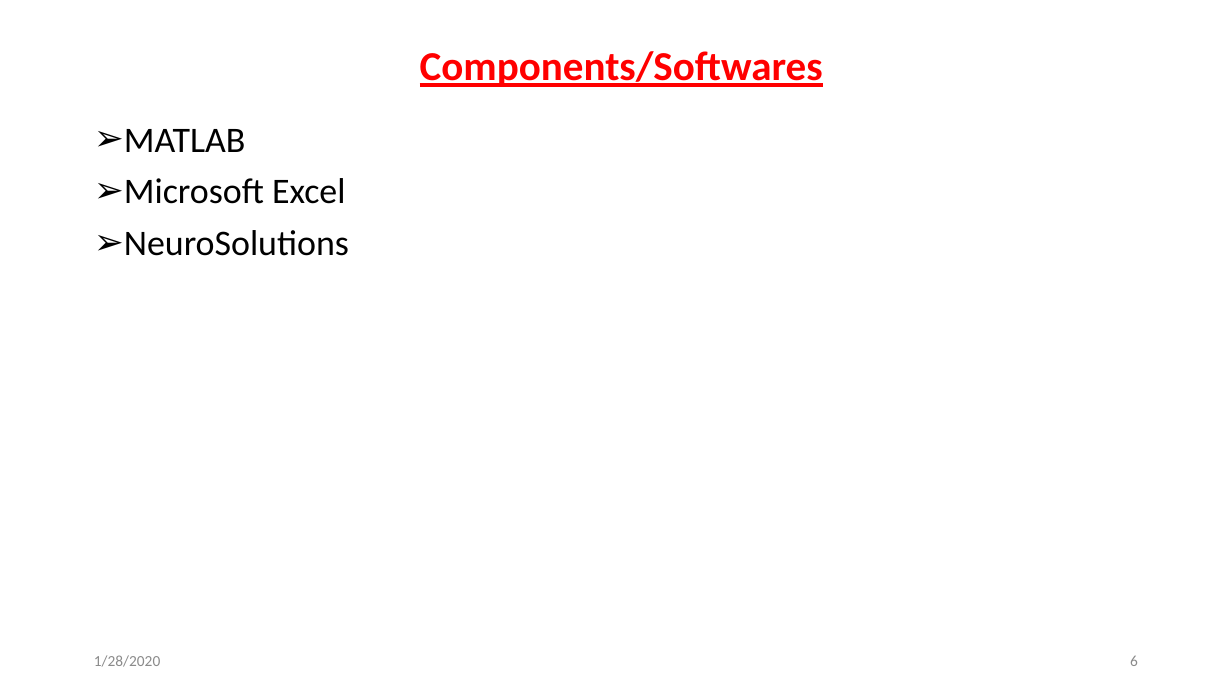
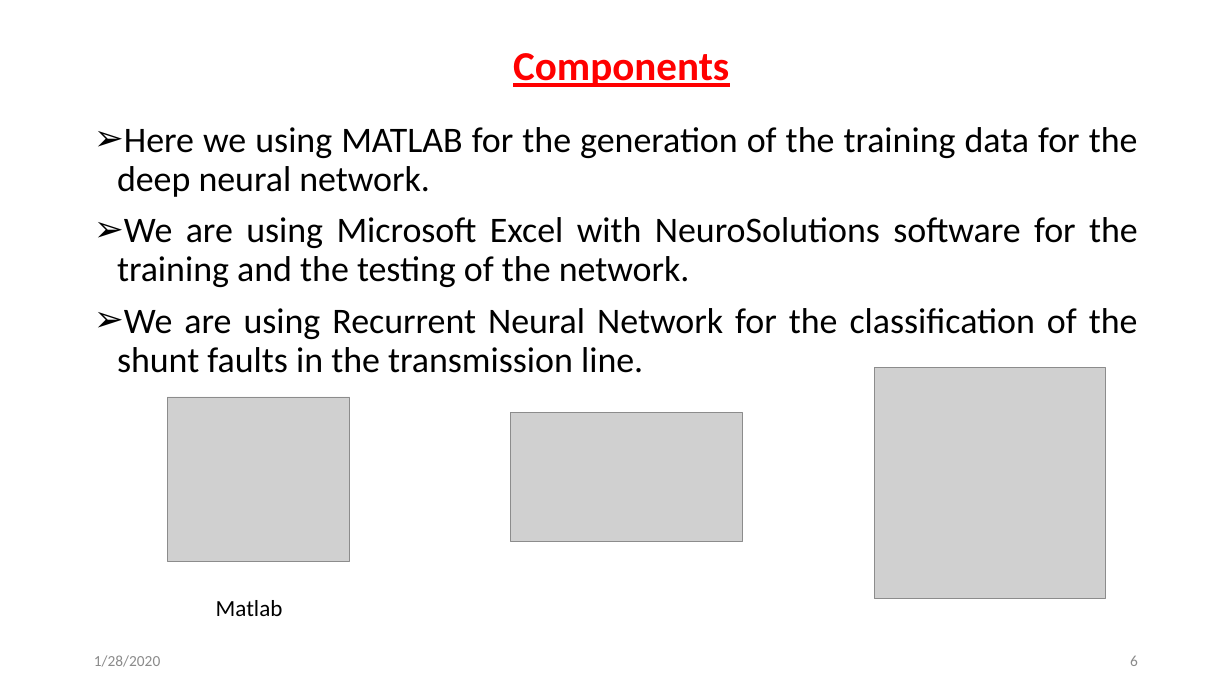
Before and after one commit to svec-final-year-project-eee/Project, a slide deck: slide 6 of Reviews/second review/Second Oral Presentation.pptx. Drawn at 1232x693 pixels with LibreOffice and Linux fonts; fonts in the diff are those of the drawing; grey boxes stand for pictures. Boxes give left, top, right and bottom in pixels: in the first picture for what was removed or moved away, otherwise in the second. Text is boxed around its words. In the diff, an @@ line names an element or a change of style, - is before the commit and + after.

```diff
--- a/Reviews/second review/Second Oral Presentation.pptx
+++ b/Reviews/second review/Second Oral Presentation.pptx
@@ text at (513, 53, 729, 87): text changed @@
-Components/Softwares
+Components
@@ text at (117, 127, 1138, 373): text changed @@
-➢ MATLAB
-➢ Microsoft Excel
-➢ NeuroSolutions
+➢ Here we using MATLAB for the generation of the training data for the deep neural network.
+➢ We are using Microsoft Excel with NeuroSolutions software for the training and the testing of the network.
+➢ We are using Recurrent Neural Network for the classification of the shunt faults in the transmission line.
@@ picture added at (874, 368, 1105, 599) @@
@@ picture added at (167, 397, 350, 561) @@
@@ picture added at (511, 413, 743, 542) @@
@@ text added at (216, 600, 283, 616), 18 pt, text #000000 @@
+Matlab
```
Also in this commit, not shown: 5 other slides changed, 2 slides added.
